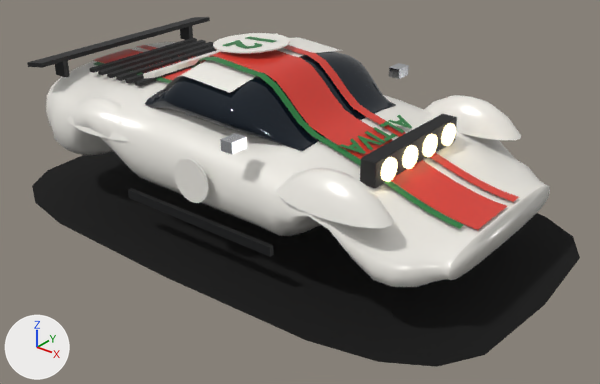
An edit to the glTF model art/models/car-5.glb, drawn before and after from the same camera.
Camera for both pictures: a camera (50 mm lens) standing at (3.3, -3.97, 2.65) and looking at (0.18, -0.08, 0.23). Every picture has the same lights, and +X, +Y and +Z are marked at lower left. The picture after the commit comes second. Vertices at exactly the same position are counted once.

The first picture shows 'car-5'.
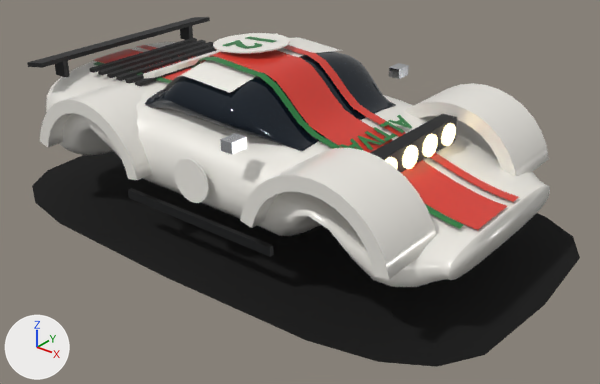
Location of each change, (x1, y1, x2, y2) in pixels of the pictures (600 x 384 px):
part 1 of me_body, rebuilt (67% wider, 116% taller)
    before: (277, 168, 394, 228)
    after: (240, 148, 436, 279)
part 2 of me_body, rebuilt (79% wider, 117% taller)
    before: (67, 96, 129, 141)
    after: (40, 81, 152, 180)
part 3 of me_body, rebuilt
    before: (424, 95, 521, 140)
    after: (405, 83, 549, 176)

The change in detail:
me_body is used by ob_car_5; location (0.0, 0.0, 0.0).
me_body had 2950 vertices, 5225 faces and spanned x -1.9..1.9, y -1.14..1.14, z 0.01..1.17.
me_body now has 2946 vertices, 5289 faces and spans x -1.9..1.9, y -1.14..1.14, z 0.01..1.17.
me_body part 1: the loose piece of 61 vertices spanning x 0.58..1.32, y -0.91..-0.59, z 0.64..0.84 is rebuilt with 60 vertices and now spans x 0.45..1.45, y -0.95..-0.48, z 0.45..0.87.
me_body part 2: the loose piece of 61 vertices spanning x -1.28..-0.53, y -0.91..-0.59, z 0.64..0.84 is rebuilt with 60 vertices and now spans x -1.4..-0.41, y -0.95..-0.48, z 0.45..0.87.
me_body part 3: the loose piece of 61 vertices spanning x 0.58..1.32, y 0.59..0.91, z 0.64..0.84 is rebuilt with 60 vertices and now spans x 0.45..1.45, y 0.48..0.95, z 0.45..0.87.
Other edits to the shape of me_body do not show in these pictures.
